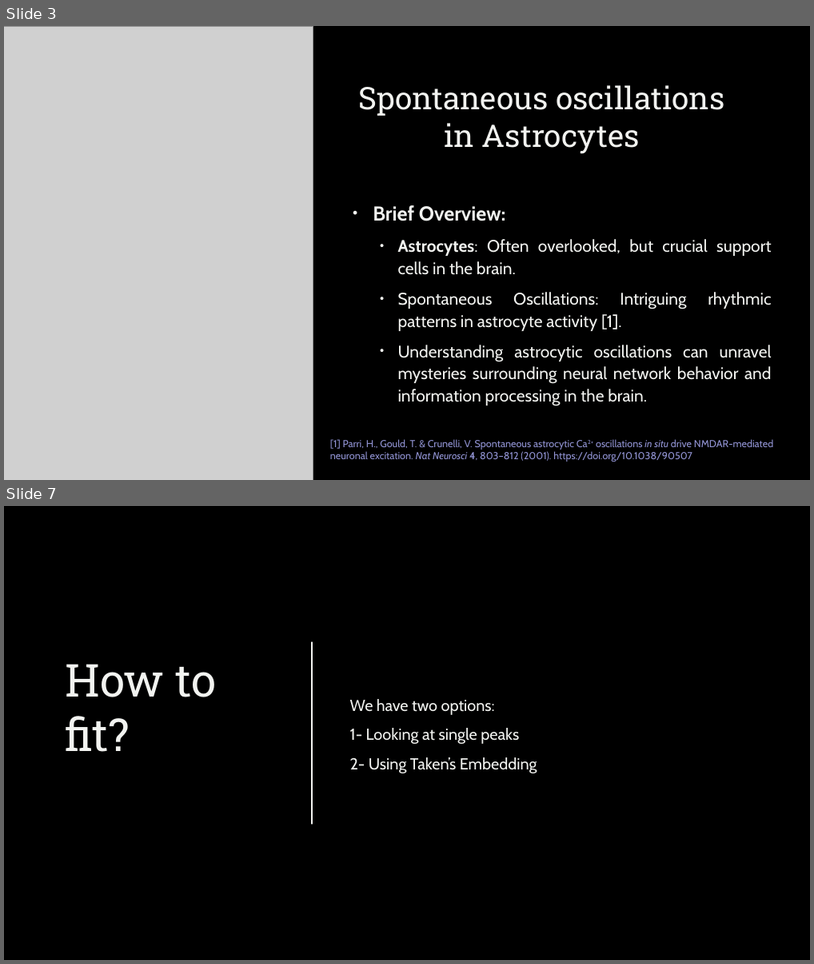
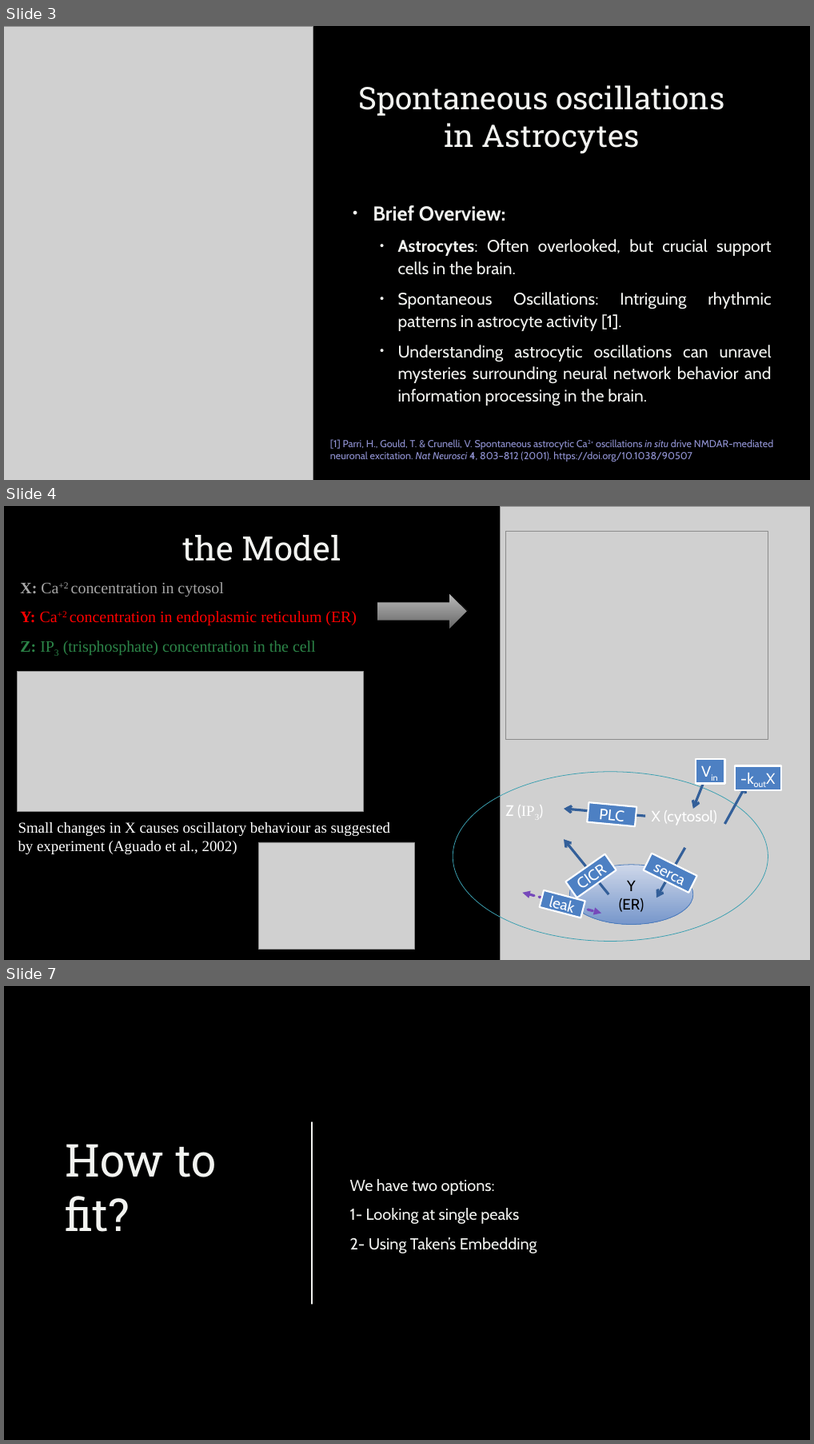
Before and after one commit to ekremdemirboga/modelling-calcium-oscillations-in-astrocytes, a slide deck: final/final.pptx. Shown one above the other, each under a label of ours: slides 3 and 7 before the commit, slides 3, 4 and 7 after it; the slides between them are not shown. The pictures are 814x964 and 814x1444 pixels, drawn with LibreOffice and Linux fonts; fonts in the diff are those of the drawing; grey boxes stand for pictures; background and template pictures are left out. Boxes give left, top, right and bottom in pixels: in the first picture for what was removed or moved away, otherwise in the second. Text is boxed around its words. In the diff, an @@ line names an element or a change of style, - is before the commit and + after.

```diff
--- a/final/final.pptx
+++ b/final/final.pptx
@@ slide 4 added at box(4, 506, 810, 960), background picture (left out) @@
@@ picture added at box(500, 506, 810, 960) @@
@@ title added at box(183, 535, 341, 561), 40 pt, text #F2F3F0 @@
+the Model
@@ picture added at box(506, 531, 769, 739) @@
@@ text added at box(20, 582, 357, 655), 19 pt, text #FF0000 @@
+X: Ca+2 concentration in cytosol
+Y: Ca+2 concentration in endoplasmic reticulum (ER)
+Z: IP3 (trisphosphate) concentration in the cell
@@ right arrow added at box(378, 593, 468, 630), fill gradient #BCBCBC to #656565, outline #000000 0.75 pt @@
@@ picture added at box(18, 671, 363, 812) @@
@@ arrow added from (710, 766) to (694, 808), #335F99 3 pt @@
@@ rectangle added at box(696, 759, 726, 783), fill #4D80C3, outline #FFFFFF 2 pt, 18 pt, text #FFFFFF @@
+Vin
@@ rectangle added at box(735, 765, 782, 790), fill #4D80C3, outline #FFFFFF 2 pt, 18 pt, text #FFFFFF @@
+-koutX
@@ ellipse added at box(453, 772, 768, 941), outline #3BA0B1 0.75 pt @@
@@ arrow added from (725, 824) to (747, 785), #335F99 3 pt @@
@@ text added at box(506, 805, 514, 816), 18 pt, text #FFFFFF @@
+Z (IP3)
@@ arrow added from (646, 816) to (564, 808), #335F99 3 pt @@
@@ rectangle added at box(587, 802, 637, 826), fill #4D80C3, outline #FFFFFF 2 pt, 18 pt, text #FFFFFF @@
+PLC
@@ text added at box(652, 810, 718, 824), 18 pt, text #FFFFFF @@
+X (cytosol)
@@ text added at box(18, 822, 390, 854), 18 pt, text #FFFFFF @@
+Small changes in X causes oscillatory behaviour as suggested by experiment (Aguado et al., 2002)
@@ arrow added from (609, 894) to (564, 840), #335F99 3 pt @@
@@ picture added at box(258, 842, 414, 948) @@
@@ rectangle added at box(566, 854, 616, 897), fill #4D80C3, outline #FFFFFF 2 pt, 18 pt, text #FFFFFF @@
+CICR
@@ ellipse added at box(570, 864, 694, 924), fill gradient #CED7EA to #7897CB, outline #4A7ABA 0.75 pt, 18 pt, text #000000 @@
+Y
+(ER)
@@ rectangle added at box(644, 853, 698, 892), fill #4D80C3, outline #FFFFFF 2 pt, 18 pt, text #FFFFFF @@
+serca
@@ arrow added from (686, 848) to (657, 897), #335F99 3 pt @@
@@ double arrow added from (523, 892) to (602, 913), #764ABA 3 pt dashed @@
@@ rectangle added at box(540, 890, 586, 918), fill #4D80C3, outline #FFFFFF 2 pt, 18 pt, text #FFFFFF @@
+leak
```
Also in this commit, not shown: 2 slides changed, 16 other slides added, 5 slides removed, 3 other files.
